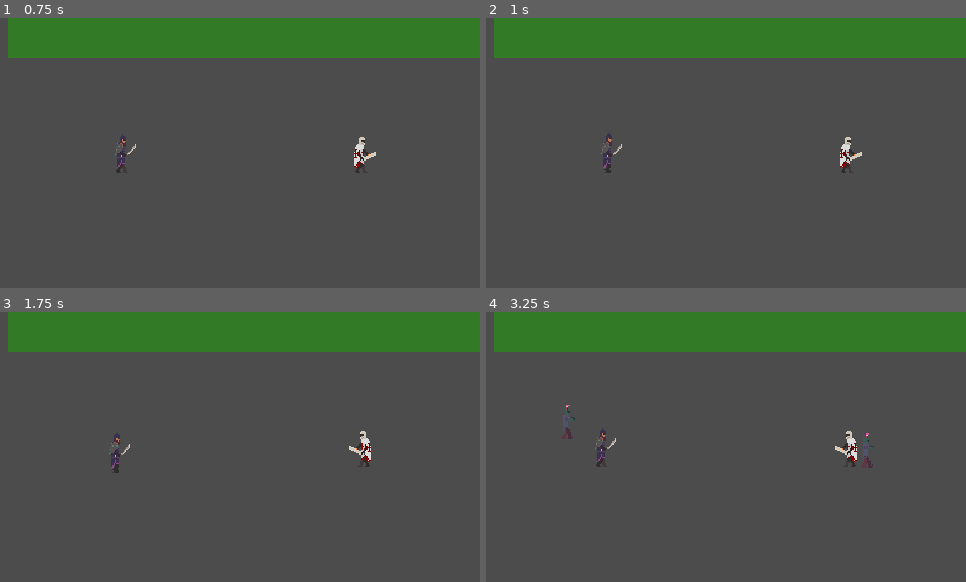
Above: before the commit, frames 1-4 (two rows, left to right).
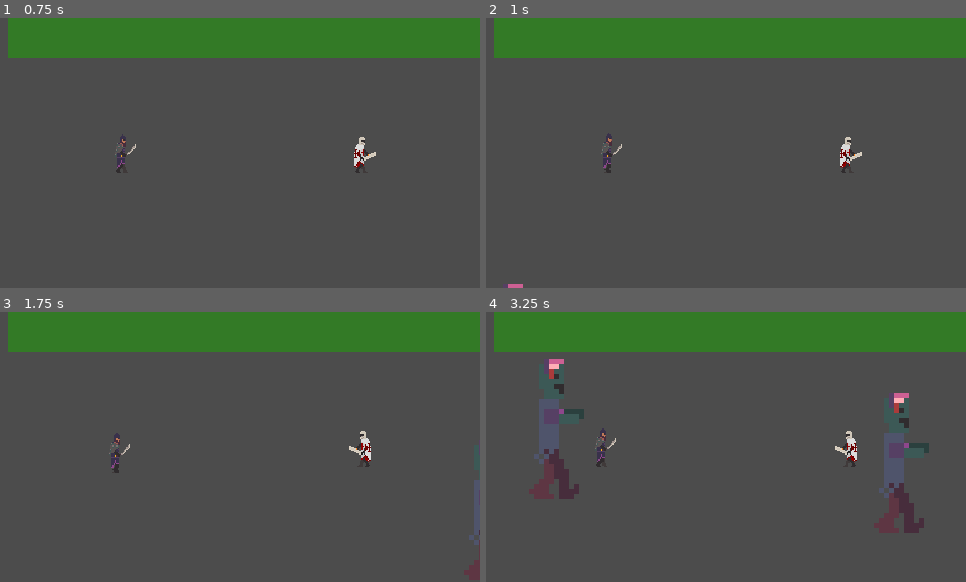
Above: after the commit, the same moments.

Repository: imav97/GMTK2021
Game: Godot game, scene res://Maps/Main0.tscn
The game is run twice, just before and just after one commit, with the same random seed, the same clock (stepped at 60 frames per second) and the same inputs.
Inputs (mouse positions are in pixels of both pictures, inside the frame that each line leads up to):
- Up to frame 1 (0.75 s): tap Enter at 0.5 s; move the mouse to (345, 139) at 0.52 s; press the mouse at (345, 139) at 0.53 s; hold D (right) from 0.53 s (still down)
- Up to frame 2 (1 s): keep holding D (right)
- Up to frame 3 (1.75 s): move the mouse to (144, 460) at 1.27 s; release D (right) at 1.28 s; release the mouse at (144, 460) at 1.28 s; hold S (down) from 1.28 s (still down); tap Shift (mana_attack) at 1.35 s
- Up to frame 4 (3.25 s): move the mouse to (774, 387) at 2.02 s; release S (down) at 2.03 s; hold D (right) 2.03-2.78 s; hold Space (simple_attack) 2.03-2.78 s; move the mouse to (702, 501) at 2.77 s; hold W (up) from 2.78 s (still down); click (702, 501) at 2.85 s

Frame 1 is identical in both runs. In frame 2, less than 0.1% of the frame differs, in the area x 4-8%, y 98-100%; in frame 3, 0.3%; in frame 4, 3.3%, in the area x 10-93%, y 17-82%.
Error before the commit: Invalid call. Nonexistent function 'playing' in base 'AudioStreamPlayer2D'. (res://BaseZombie.gd:25)

Commit message:
Fix grunt.playing() not a method

Diff:
--- a/gmtk2021/BaseZombie.gd
+++ b/gmtk2021/BaseZombie.gd
@@ -22,7 +22,7 @@
 			var player_direction = (player.global_position - self.global_position).normalized()
 			move_and_slide(speed * player_direction)
 
-			if not $Grunt.playing():
+			if not $Grunt.playing:
 				$Grunt.play()
 
 
--- a/gmtk2021/BaseZombie.tscn
+++ b/gmtk2021/BaseZombie.tscn
@@ -6,7 +6,7 @@
 [ext_resource path="res://sfx/370036__punisherman__grunt.wav" type="AudioStream" id=4]
 
 [sub_resource type="RectangleShape2D" id=1]
-extents = Vector2( 8, 14.2426 )
+extents = Vector2( 8, 16 )
 
 [sub_resource type="Animation" id=2]
 loop = true
@@ -25,7 +25,7 @@
 }
 
 [node name="BaseZombie" type="KinematicBody2D"]
-scale = Vector2( 1.25104, 1.23929 )
+scale = Vector2( 5, 5 )
 script = ExtResource( 1 )
 
 [node name="Sprite" type="Sprite" parent="."]
@@ -33,8 +33,6 @@
 hframes = 4
 
 [node name="CollisionShape2D" type="CollisionShape2D" parent="."]
-position = Vector2( 0, 1.69824 )
-scale = Vector2( 0.836932, 1.02004 )
 shape = SubResource( 1 )
 
 [node name="AnimationPlayer" type="AnimationPlayer" parent="."]
